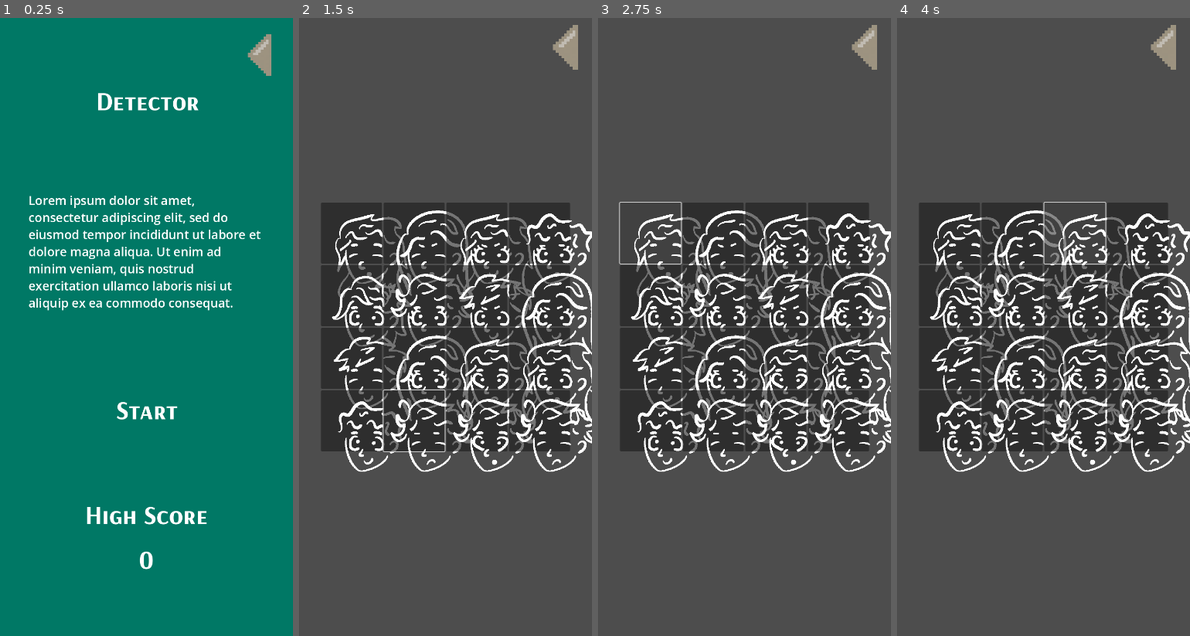
Above: before the commit, frames 1-4 (left to right).
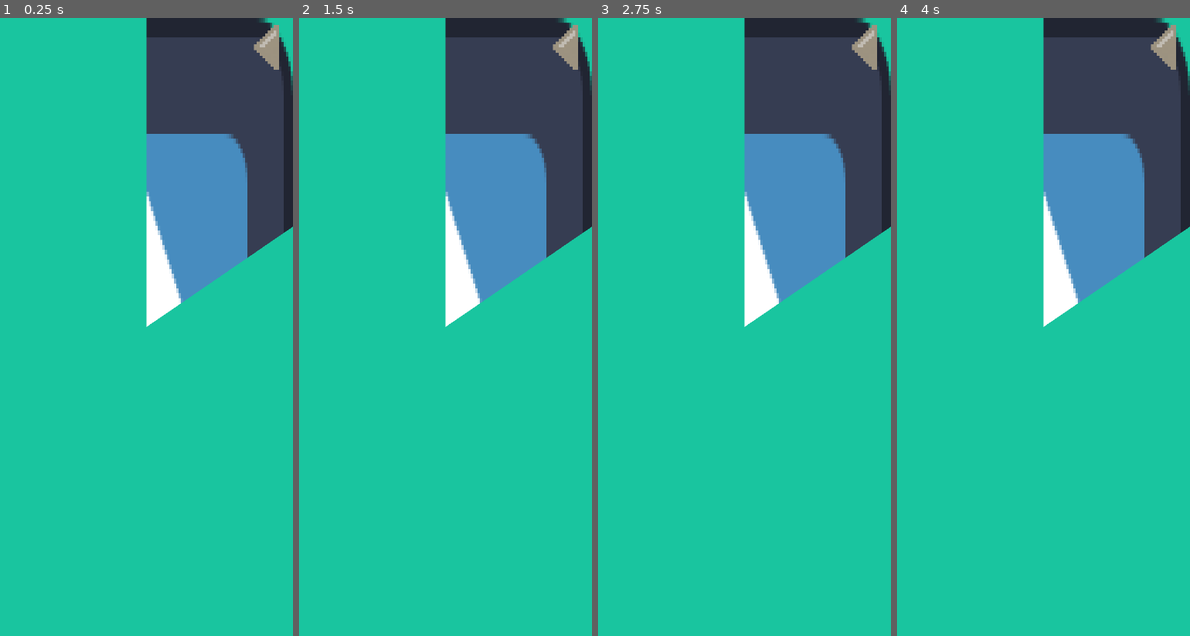
Above: after the commit, the same moments.

Repository: daniel-macias/mrduelm
Game: Godot game, scene res://Scenes/detector.tscn
Two runs of this game, one before a commit and one after it. Both use one fixed random seed, a clock stepped at 60 frames per second and the inputs below. This scene is started directly instead of the project's main scene. The engine's default icon, where the game draws it, is replaced by a stand-in: a white triangle on a blue panel in a dark square.
Inputs (mouse positions are in pixels of both pictures, inside the frame that each line leads up to):
- Up to frame 1 (0.25 s): no input
- Up to frame 2 (1.5 s): click "Start" at 0.5 s; click (445, 407) at 1.25 s, where only the run after the commit has a clickable "Start"
- Up to frame 3 (2.75 s): click (650, 234) at 2.02 s
- Up to frame 4 (4 s): click (1011, 234) at 2.77 s; click (1075, 234) at 3.52 s

The runs differ from the first frame. In frame 1, 100% of the frame differs, in the area x 0-100%, y 0-100%; in frame 2, 91%; in frame 3, 91%; in frame 4, 91%.

Commit message:
fixed people generated sizes, added progressbar clockwise

Diff:
--- a/Scenes/detector.tscn
+++ b/Scenes/detector.tscn
@@ -1,6 +1,7 @@
-[gd_scene load_steps=10 format=3 uid="uid://ncb2ucumm2h5"]
+[gd_scene load_steps=11 format=3 uid="uid://ncb2ucumm2h5"]
 
 [ext_resource type="Texture2D" uid="uid://dtr6sl6i4ngy2" path="res://Sprites/UI/arrow_left.png" id="1_e6sl5"]
+[ext_resource type="Texture2D" uid="uid://bxtusj4ktpwbh" path="res://icon.svg" id="1_fvrs2"]
 [ext_resource type="Script" path="res://Scripts/Minigames/Detector.gd" id="1_kurny"]
 [ext_resource type="FontFile" uid="uid://biglirdu86eux" path="res://Fonts/ArsenalSC-Bold.ttf" id="3_bv54c"]
 [ext_resource type="Texture2D" uid="uid://ynjnjtwhxv3f" path="res://Sprites/Games/Detector/Jaw.png" id="5_y2uyw"]
@@ -144,13 +145,33 @@
 horizontal_alignment = 1
 
 [node name="Game" type="Control" parent="CanvasLayer"]
-visible = false
 layout_mode = 3
 anchors_preset = 15
 anchor_right = 1.0
 anchor_bottom = 1.0
 grow_horizontal = 2
 grow_vertical = 2
+
+[node name="BG" type="ColorRect" parent="CanvasLayer/Game"]
+layout_mode = 1
+anchors_preset = 15
+anchor_right = 1.0
+anchor_bottom = 1.0
+grow_horizontal = 2
+grow_vertical = 2
+color = Color(0.0980392, 0.772549, 0.623529, 1)
+
+[node name="Timer" type="TextureProgressBar" parent="CanvasLayer/Game"]
+layout_mode = 1
+anchors_preset = 15
+anchor_right = 1.0
+anchor_bottom = 1.0
+grow_horizontal = 2
+grow_vertical = 2
+value = 20.0
+fill_mode = 4
+nine_patch_stretch = true
+texture_progress = ExtResource("1_fvrs2")
 
 [node name="GridContainer" type="GridContainer" parent="CanvasLayer/Game"]
 layout_mode = 1
--- a/Scripts/Minigames/Detector.gd
+++ b/Scripts/Minigames/Detector.gd
@@ -51,7 +51,7 @@
 func _start_game() -> void:
 	menu.visible = false
 	game.visible = true
-	generate_grid(4)
+	generate_grid(2)
 
 # Called every frame. 'delta' is the elapsed time since the previous frame.
 func _process(delta: float) -> void:
@@ -99,4 +99,4 @@
 
 			# Resize each part
 			for part in parts:
-				part.set_custom_minimum_size(Vector2(character_size, character_size))
+				part.set_size(Vector2(character_size, character_size))
